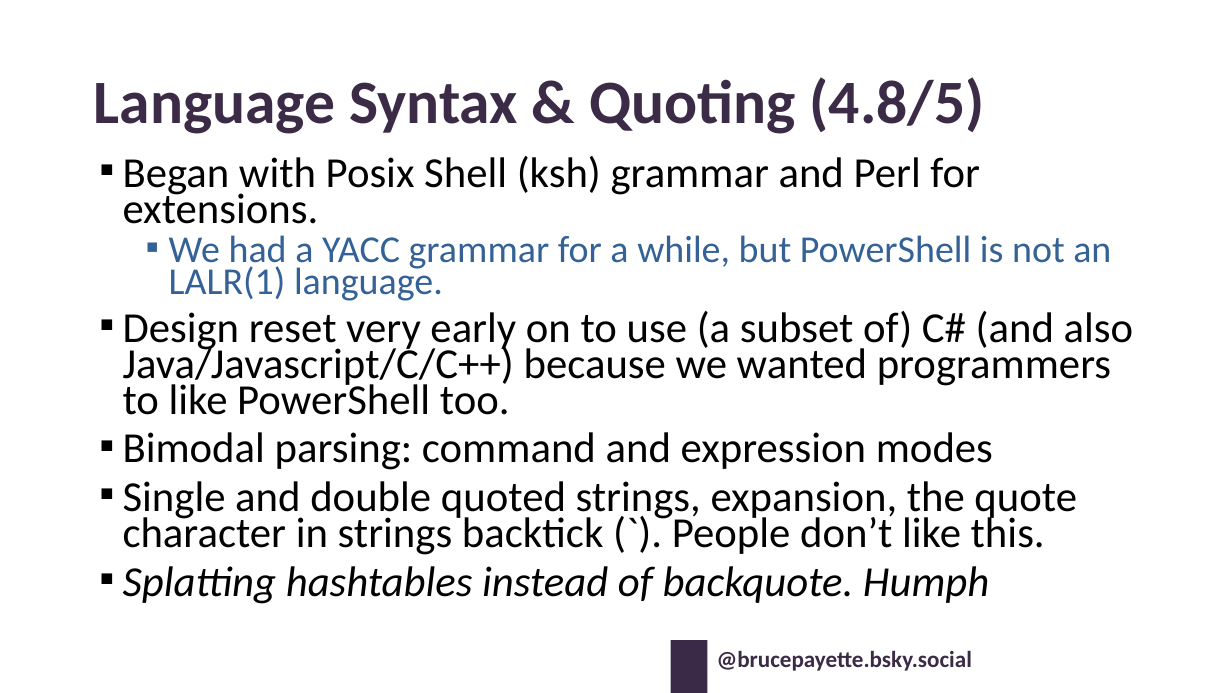
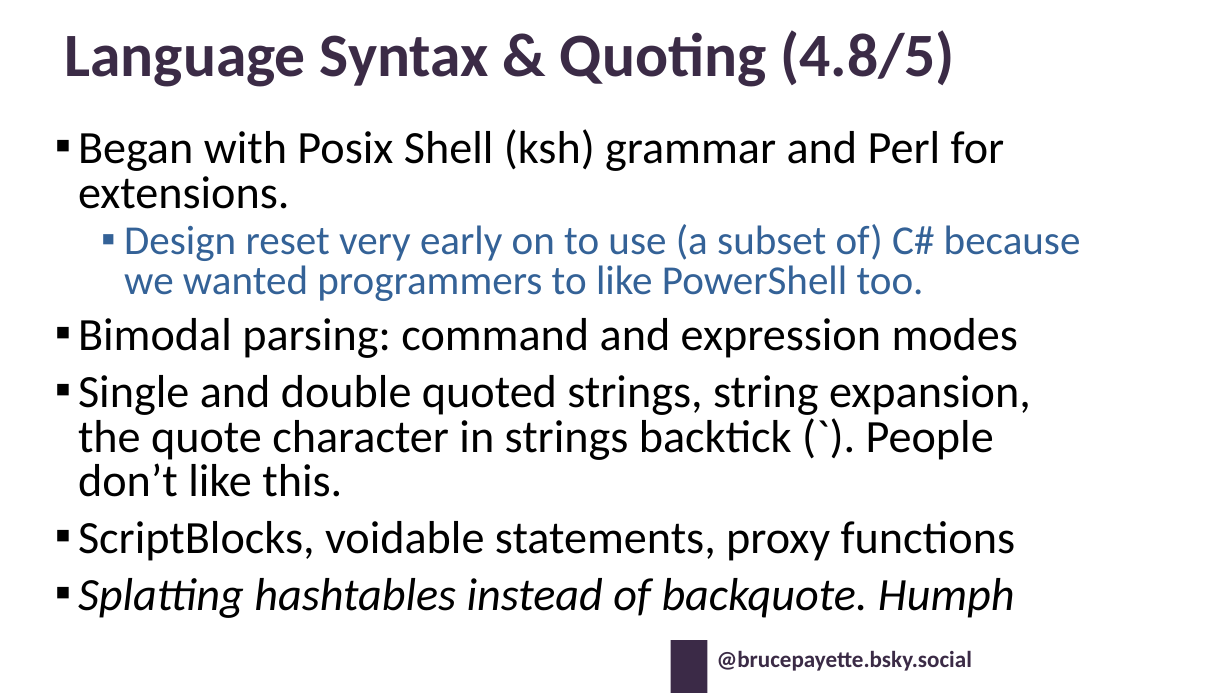
Before and after one commit to BrucePay/BraidLang, a slide deck: slide 16 of PSCONF26_Payette_Designing_PowerShell.pptx. Drawn at 1232x693 pixels with LibreOffice and Linux fonts; fonts in the diff are those of the drawing; background and template pictures are left out. Boxes give left, top, right and bottom in pixels: in the first picture for what was removed or moved away, otherwise in the second. Text is boxed around its words. In the diff, an @@ line names an element or a change of style, - is before the commit and + after.

```diff
--- a/PSCONF26_Payette_Designing_PowerShell.pptx
+++ b/PSCONF26_Payette_Designing_PowerShell.pptx
@@ title "Language Syntax & Quoting (4.8/5)": place and size @@
-title "Language Syntax & Quoting (4.8/5)" at box(94, 77, 985, 134)
+title "Language Syntax & Quoting (4.8/5)" at box(64, 30, 955, 87)
@@ text "Began with Posix Shell (ksh) ...": place and size @@
-text "Began with Posix Shell (ksh) ..." at box(123, 156, 1134, 604)
+text "Began with Posix Shell (ksh) ..." at box(78, 129, 1081, 618)
@@ text at box(78, 129, 1018, 618): size 33.3 to 36 pt in "Began with Posix Shell (ksh) grammar and ...", "Bimodal parsing: command and expression modes", "Splatting hashtables instead of backquote. Humph"; line spacing 0.7 to 0.8 @@
@@ text at box(124, 224, 1081, 301): text changed; size 33.3 to 32 pt; text colour #000000 to #346297 @@
-  ▪ We had a YACC grammar for a while, but PowerShell is not an LALR(1) language.
-▪ Design reset very early on to use (a subset of) C# (and also Java/Javascript/C/C++) because we wanted programmers to like PowerShell too.
+  ▪ Design reset very early on to use (a subset of) C# because we wanted programmers to like PowerShell too.
@@ text at box(78, 375, 1031, 561): text changed; size 33.3 to 36 pt @@
-▪ Single and double quoted strings, expansion, the quote character in strings backtick (`). People don’t like this.
+▪ Single and double quoted strings, string expansion, the quote character in strings backtick (`). People don’t like this.
+▪ ScriptBlocks, voidable statements, proxy functions
```
Also in this commit, not shown: 13 other slides changed, 1 slide added, 2 other files.
